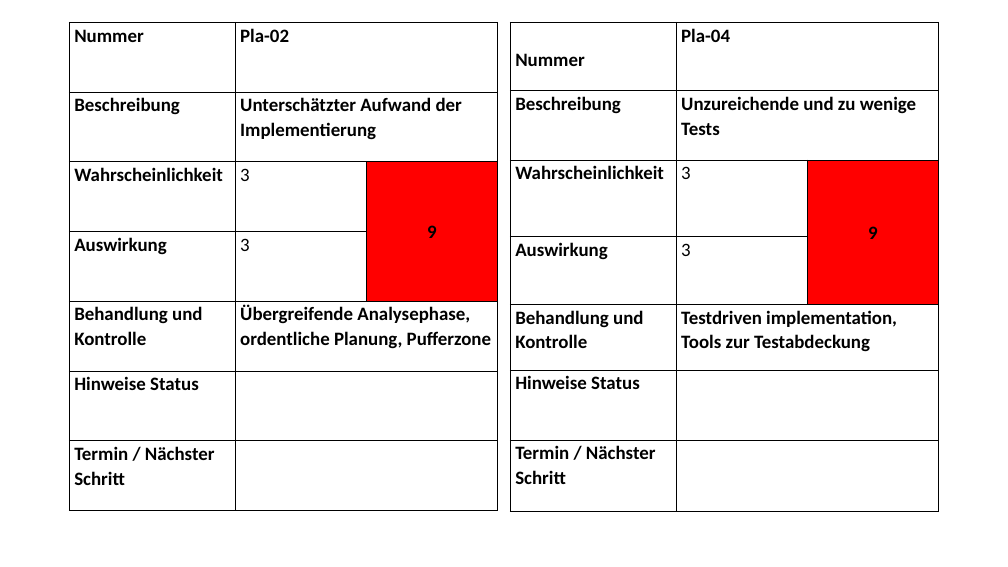
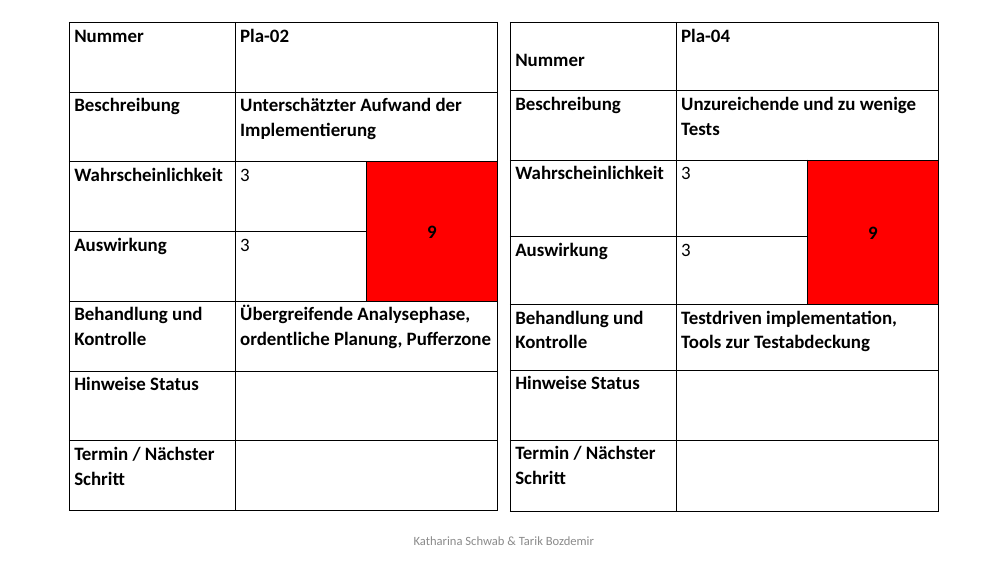
Before and after one commit to yourChoiceHO/Documentation, a slide deck: slide 2 of Präsentation/FolienRisikoanalyse.pptx. Drawn at 1008x567 pixels with LibreOffice and Linux fonts; fonts in the diff are those of the drawing. Boxes give left, top, right and bottom in pixels: in the first picture for what was removed or moved away, otherwise in the second. Text is boxed around its words. In the diff, an @@ line names an element or a change of style, - is before the commit and + after.

```diff
--- a/Präsentation/FolienRisikoanalyse.pptx
+++ b/Präsentation/FolienRisikoanalyse.pptx
@@ text added at box(414, 536, 594, 545), 12 pt, text #8C8C8C @@
+Katharina Schwab & Tarik Bozdemir
```
Also in this commit, not shown: 2 other slides changed, 1 other file.
